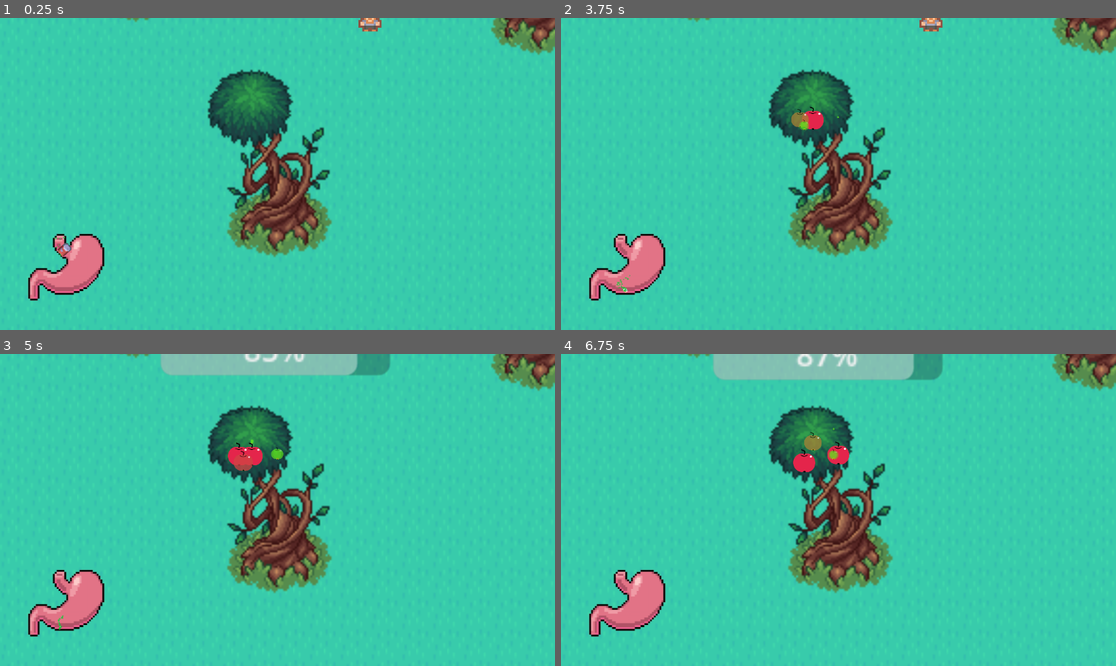
Above: before the commit, frames 1-4 (two rows, left to right).
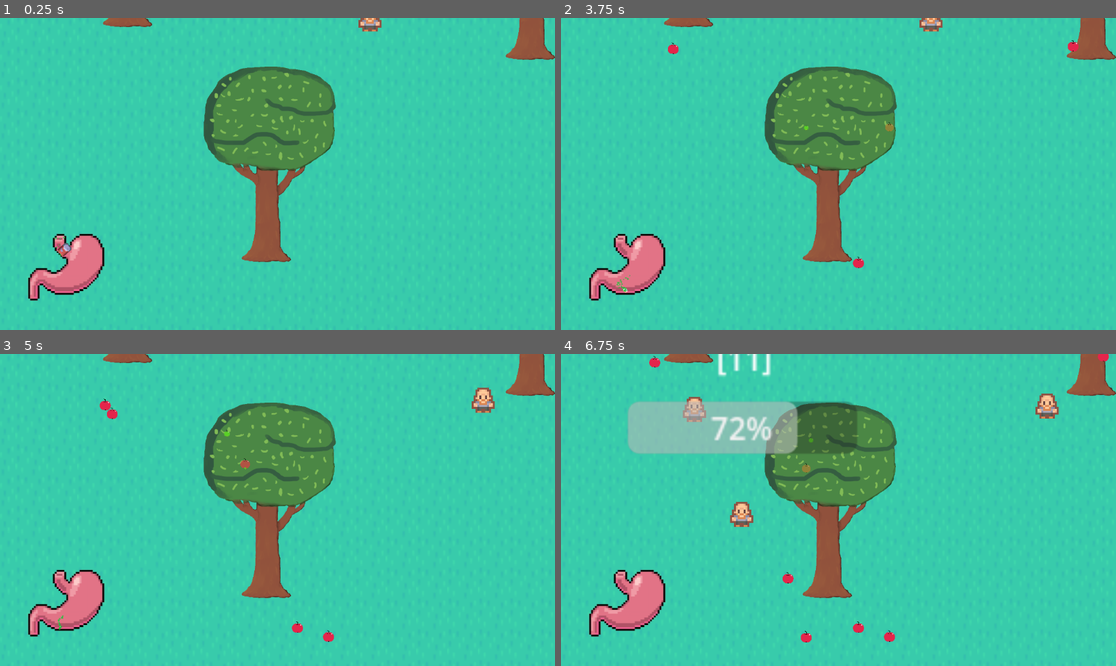
Above: after the commit, the same moments.

Repository: rundoom/Upraiser
Game: Godot game, scene res://world/world.tscn
Same seed, same stepped clock (60 frames per second), same inputs: the game is played once before the commit and once after it.
Inputs (mouse positions are in pixels of both pictures, inside the frame that each line leads up to):
- Up to frame 1 (0.25 s): no input
- Up to frame 2 (3.75 s): move the mouse to (960, 158) at 0.52 s; move the mouse to (727, 189) at 1.27 s; move the mouse to (894, 105) at 2.02 s; move the mouse to (810, 236) at 2.77 s; move the mouse to (1005, 220) at 3.52 s
- Up to frame 3 (5 s): move the mouse to (111, 463) at 4.27 s
- Up to frame 4 (6.75 s): move the mouse to (866, 510) at 5.02 s; move the mouse to (755, 432) at 5.77 s; move the mouse to (960, 494) at 6.52 s

The runs differ from the first frame. In frame 1, 12% of the frame differs, in the area x 18-100%, y 0-79%; in frame 2, 12%; in frame 3, 16%; in frame 4, 21%, in the area x 12-100%, y 0-93%.

Commit message:
Apple fall

Diff:
--- a/loot/fruit.gd
+++ b/loot/fruit.gd
@@ -1,3 +1,8 @@
 extends Food
 class_name Fruit
-signal fall
+
+signal fall(fruit)
+
+
+func emit_fall():
+	fall.emit(self)
--- a/loot/fruit.tscn
+++ b/loot/fruit.tscn
@@ -40,7 +40,7 @@
 "times": PackedFloat32Array(0, 3),
 "transitions": PackedFloat32Array(1, 1),
 "update": 0,
-"values": [Vector2(0, 0), Vector2(0.1, 0.1)]
+"values": [Vector2(0, 0), Vector2(0.05, 0.05)]
 }
 tracks/1/type = "value"
 tracks/1/imported = false
@@ -52,7 +52,7 @@
 "times": PackedFloat32Array(0, 3),
 "transitions": PackedFloat32Array(1, 1),
 "update": 0,
-"values": [Vector2(0, 0), Vector2(0.1, 0.1)]
+"values": [Vector2(0, 0), Vector2(0.05, 0.05)]
 }
 tracks/2/type = "value"
 tracks/2/imported = false
@@ -112,8 +112,8 @@
 "times": PackedFloat32Array(3),
 "transitions": PackedFloat32Array(1),
 "values": [{
-"args": [&"fall"],
-"method": &"emit_signal"
+"args": [],
+"method": &"emit_fall"
 }]
 }
 tracks/7/type = "value"
@@ -141,7 +141,7 @@
 "times": PackedFloat32Array(0),
 "transitions": PackedFloat32Array(1),
 "update": 0,
-"values": [Vector2(0.1, 0.1)]
+"values": [Vector2(0.05, 0.05)]
 }
 tracks/1/type = "value"
 tracks/1/imported = false
@@ -153,7 +153,7 @@
 "times": PackedFloat32Array(0),
 "transitions": PackedFloat32Array(1),
 "update": 0,
-"values": [Vector2(0.1, 0.1)]
+"values": [Vector2(0.05, 0.05)]
 }
 tracks/2/type = "value"
 tracks/2/imported = false
@@ -232,12 +232,12 @@
 visible = false
 
 [node name="CurrentImg" type="AnimatedSprite2D" parent="." index="2"]
-scale = Vector2(0.1, 0.1)
+scale = Vector2(0.05, 0.05)
 sprite_frames = SubResource("SpriteFrames_d28tg")
 animation = &"grow"
 
 [node name="NextImg" type="AnimatedSprite2D" parent="." index="3"]
-scale = Vector2(0.1, 0.1)
+scale = Vector2(0.05, 0.05)
 sprite_frames = SubResource("SpriteFrames_d28tg")
 animation = &"grow"
 
--- a/world/trees/tree.gd
+++ b/world/trees/tree.gd
@@ -23,5 +23,8 @@
 	fruit.fall.connect(drop_fruit, CONNECT_ONE_SHOT)
 
 
-func drop_fruit() -> void:
-	pass
+func drop_fruit(fruit_node: Fruit) -> void:
+	fruit_node.reparent(world)
+	var tween = create_tween()
+	tween.set_ease(tween.EASE_IN)
+	tween.tween_property(fruit_node, "position", fruit_node.position + Vector2(0, 90), 0.5)
--- a/world/trees/tree.tscn
+++ b/world/trees/tree.tscn
@@ -1,37 +1,34 @@
-[gd_scene load_steps=6 format=3 uid="uid://vyjttmqiweit"]
+[gd_scene load_steps=5 format=3 uid="uid://vyjttmqiweit"]
 
-[ext_resource type="Texture2D" uid="uid://cwtydsuhy15pt" path="res://world/trees/sprites/Swirling tree1.png" id="1_fmooi"]
 [ext_resource type="Script" path="res://world/trees/tree.gd" id="1_vtnow"]
+[ext_resource type="Texture2D" uid="uid://dfqsulpo331ot" path="res://world/trees/sprites/tree.png" id="2_y2fs6"]
 
 [sub_resource type="CapsuleShape2D" id="CapsuleShape2D_gj45d"]
-radius = 15.0
-height = 52.0
+radius = 8.0
+height = 28.0
 
 [sub_resource type="Curve2D" id="Curve2D_dtcl7"]
 _data = {
-"points": PackedVector2Array(0, 0, 0, 0, -27, -39, 0, 0, 0, 0, -3, -44, 0, 0, 0, 0, -26, -24, 0, 0, 0, 0, 5, -24, 0, 0, 0, 0, -27, -39, 0, 0, 0, 0, -7, -11, 0, 0, 0, 0, 3, -20, 0, 0, 0, 0, 1, -43)
+"points": PackedVector2Array(0, 0, 0, 0, -27, -39, 0, 0, 0, 0, 1, -40, 0, 0, 0, 0, -26, -24, 0, 0, 0, 0, 9, -27, 0, 0, 0, 0, -27, -39, 0, 0, 0, 0, -7, -11, 0, 0, 0, 0, 3, -20, 0, 0, 0, 0, -7, -29, 0, 0, 0, 0, -16, -34, 0, 0, 0, 0, -19, -17, 0, 0, 0, 0, -14, -44, 0, 0, 0, 0, 6, -46, 0, 0, 0, 0, 8, -33)
 }
-point_count = 8
-
-[sub_resource type="Curve2D" id="Curve2D_3itw1"]
-_data = {
-"points": PackedVector2Array(0, 0, 0, 0, -29, 28, 0, 0, 0, 0, -23, 51, 0, 0, 0, 0, 27, 53, 0, 0, 0, 0, 43, 32, 0, 0, 0, 0, 52, 38, 0, 0, 0, 0, 29, 64, 0, 0, 0, 0, -31, 61, 0, 0, 0, 0, -37, 30)
-}
-point_count = 8
+point_count = 13
 
 [node name="Tree" type="StaticBody2D" groups=["$spawn_fruit"]]
 collision_layer = 5
 script = ExtResource("1_vtnow")
 
 [node name="Sprite" type="Sprite2D" parent="."]
-texture = ExtResource("1_fmooi")
+scale = Vector2(0.15, 0.15)
+texture = ExtResource("2_y2fs6")
 
 [node name="HitBox" type="CollisionShape2D" parent="."]
-position = Vector2(5, 31)
+position = Vector2(-2, 46)
 rotation = 1.5708
 shape = SubResource("CapsuleShape2D_gj45d")
 
 [node name="FruitPlaces" type="Path2D" parent="."]
+position = Vector2(16, 20.0286)
+scale = Vector2(1.66667, 1.45714)
 curve = SubResource("Curve2D_dtcl7")
 
 [node name="PathFollow2D" type="PathFollow2D" parent="FruitPlaces"]
@@ -40,13 +37,6 @@
 rotates = false
 loop = false
 
-[node name="FruitDropPlace" type="Path2D" parent="."]
-curve = SubResource("Curve2D_3itw1")
-
-[node name="PathFollow2D" type="PathFollow2D" parent="FruitDropPlace"]
-position = Vector2(-29, 28)
-rotation = 1.31561
-
 [node name="FruitHolder" type="Node2D" parent="."]
 
 [connection signal="ready" from="." to="." method="toggle_obstacle"]
Binary file added: world/trees/sprites/tree.png
Not shown, added: world/trees/sprites/tree.png.import
